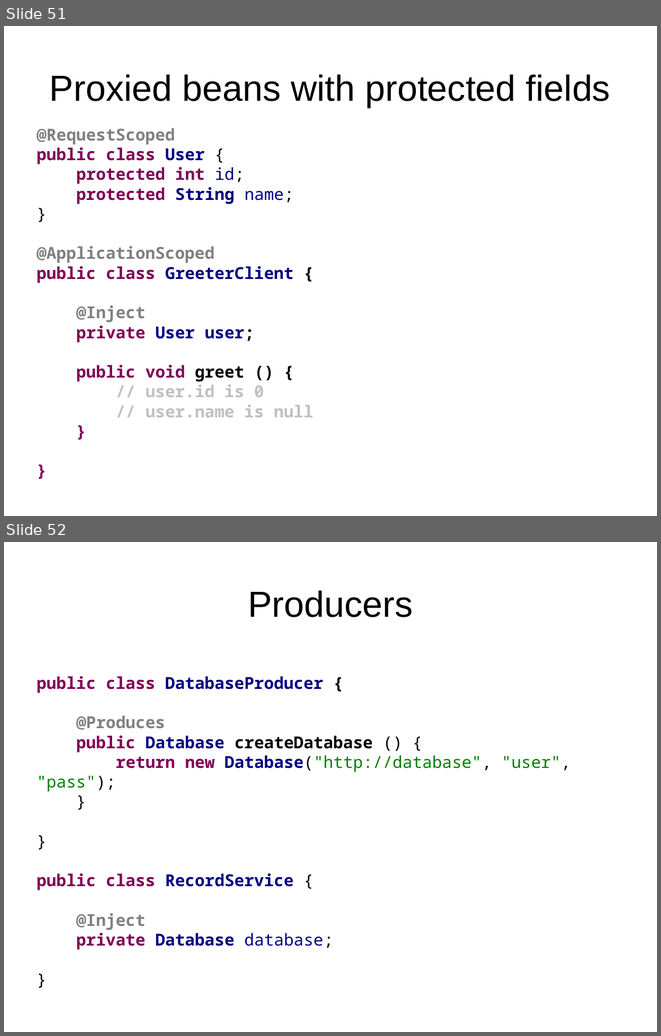
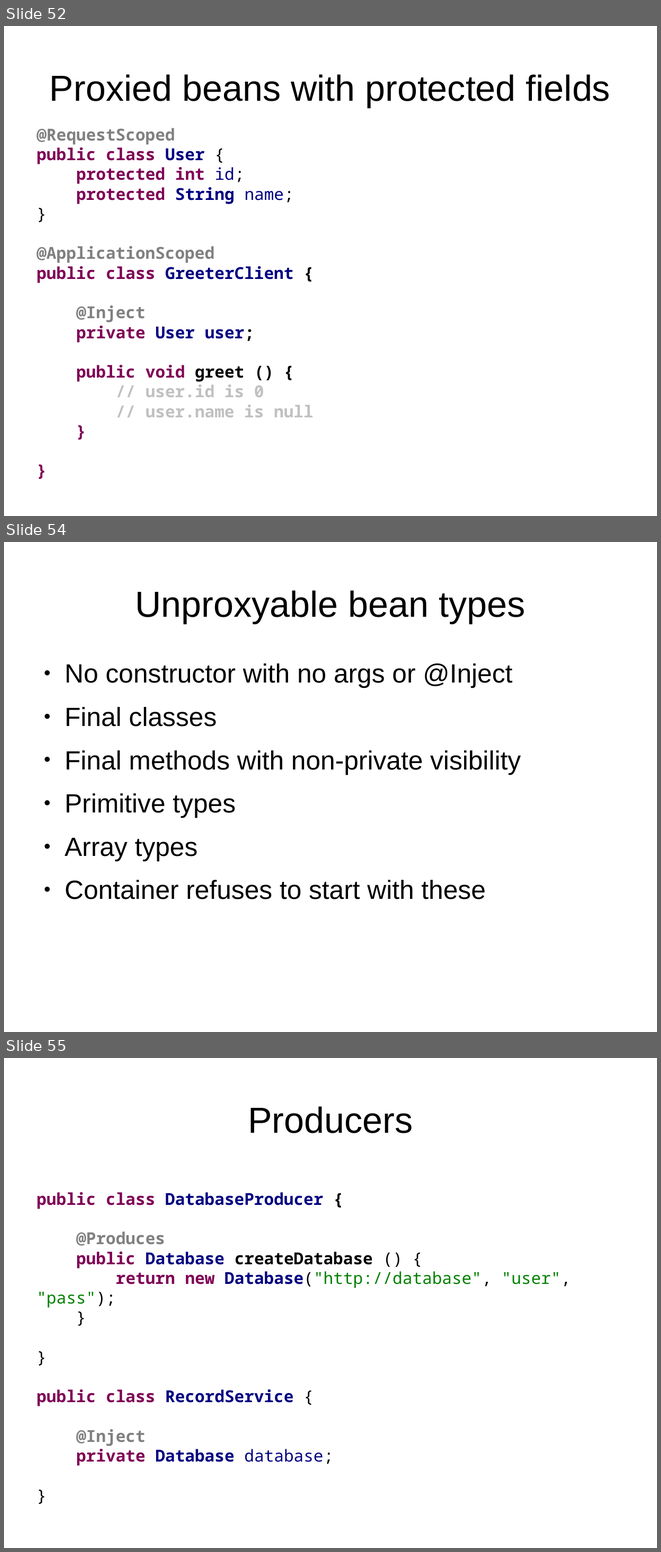
Before and after one commit to FrigoCoder/CDI, a slide deck: CDI.odp. Shown one above the other, each under a label of ours: slides 51 and 52 before the commit, slides 52, 54 and 55 after it; the slides between them are not shown. The pictures are 661x1036 and 661x1552 pixels, drawn with LibreOffice and Linux fonts; fonts in the diff are those of the drawing. Boxes give left, top, right and bottom in pixels: in the first picture for what was removed or moved away, otherwise in the second. Text is boxed around its words. In the diff, an @@ line names an element or a change of style, - is before the commit and + after.

```diff
--- a/CDI.odp
+++ b/CDI.odp
@@ slide 54 added at (x1=4, y1=542, x2=657, y2=1032), background #FFFFFF @@
@@ title added at (x1=135, y1=590, x2=525, y2=623), 44 pt, text #000000 @@
+Unproxyable bean types
@@ text added at (x1=64, y1=663, x2=521, y2=899), 32 pt, text #000000 @@
+● No constructor with no args or @Inject
+● Final classes
+● Final methods with non-private visibility
+● Primitive types
+● Array types
+● Container refuses to start with these
@@ what was slide 51 is now slide 52 @@
@@ what was slide 52 is now slide 55 @@
```
Also in this commit, not shown: 3 slides changed, 4 other slides added, 6 other files.
